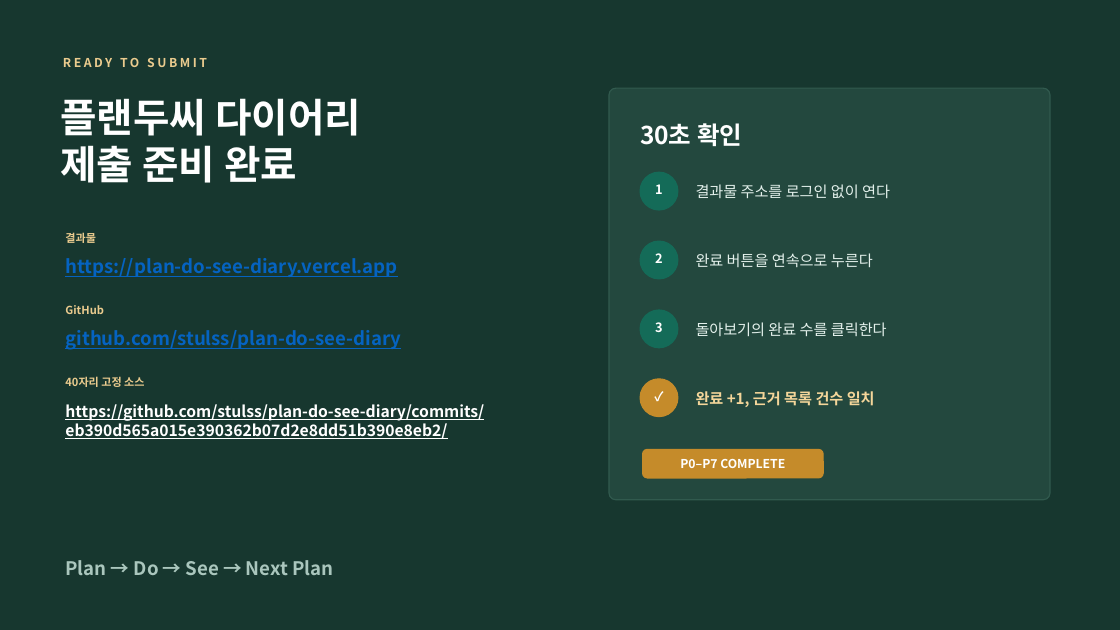
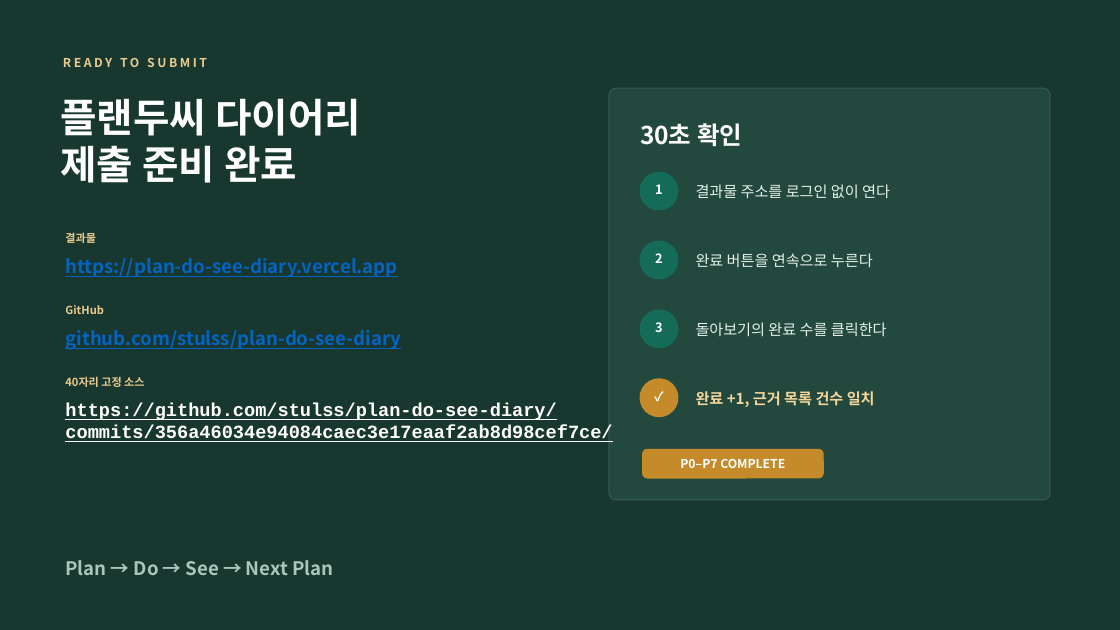
Before and after one commit to stulss/plan-do-see-diary, a slide deck: slide 25 of reports/플랜두씨_다이어리_과제6_제출보고서.pptx. Drawn at 1120x630 pixels with LibreOffice and Linux fonts; fonts in the diff are those of the drawing. Boxes give left, top, right and bottom in pixels: in the first picture for what was removed or moved away, otherwise in the second. Text is boxed around its words. In the diff, an @@ line names an element or a change of style, - is before the commit and + after.

```diff
--- a/reports/플랜두씨_다이어리_과제6_제출보고서.pptx
+++ b/reports/플랜두씨_다이어리_과제6_제출보고서.pptx
@@ text at (65,403,612,442): text changed; size 13.5 to 16 pt; font Noto Sans CJK KR to Courier New @@
-https://github.com/stulss/plan-do-see-diary/commits/eb390d565a015e390362b07d2e8dd51b390e8eb2/
+https://github.com/stulss/plan-do-see-diary/commits/356a46034e94084caec3e17eaaf2ab8d98cef7ce/
```
Also in this commit, not shown: 1 other slide changed, 8 other files.
